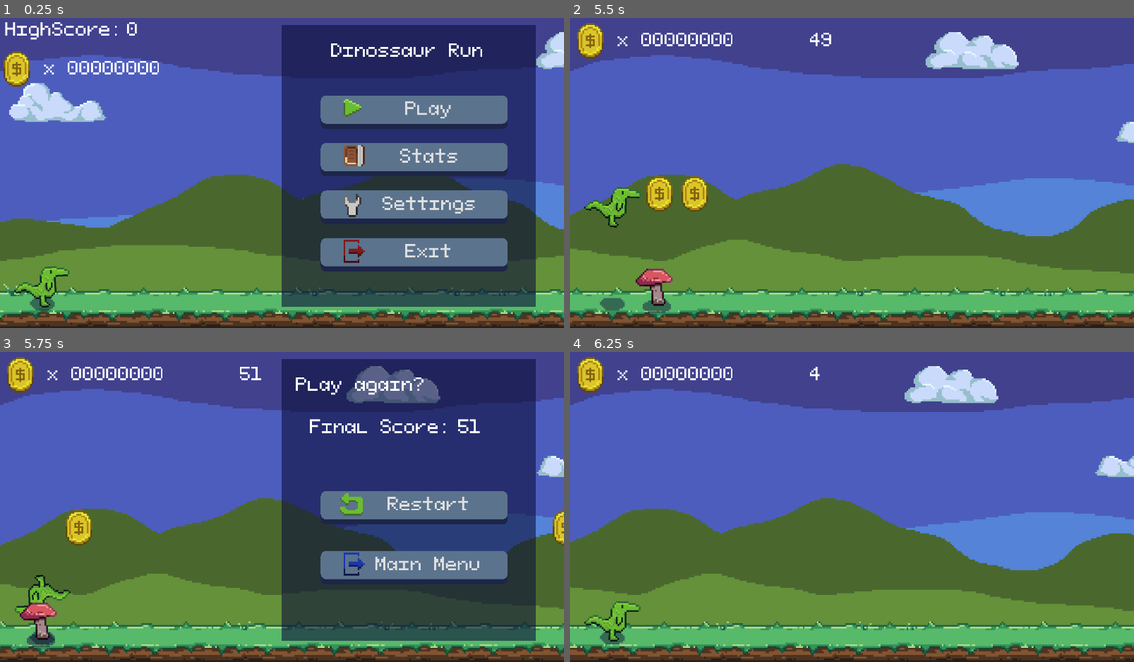
Above: before the commit, frames 1-4 (two rows, left to right).
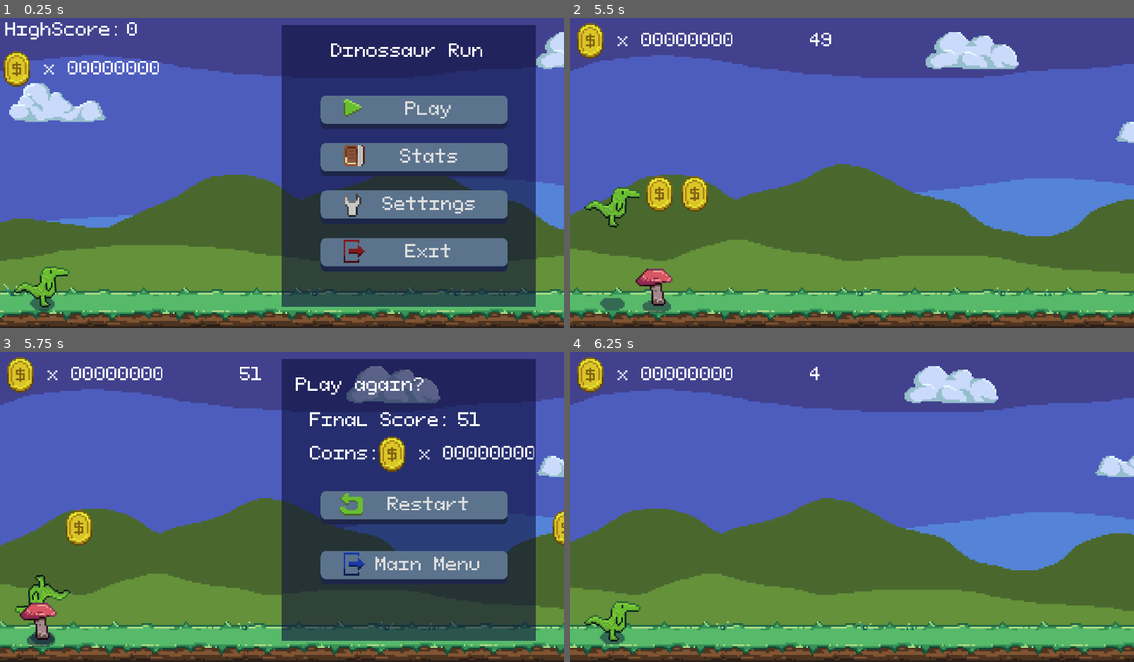
Above: after the commit, the same moments.

Repository: zMenta/DinosaurRun
Game: Godot game, scene res://main/Main.tscn
Two runs of this game, one before a commit and one after it. Both use one fixed random seed, a clock stepped at 60 frames per second and the inputs below.
Inputs:
- Up to frame 1 (0.25 s): no input
- Up to frame 2 (5.5 s): click "Play" at 0.5 s; tap Space (jump) at 1.52, 2.27, 3.77, 4.52, 5.27 s
- Up to frame 3 (5.75 s): no input
- Up to frame 4 (6.25 s): click "Restart" at 5.75 s

Frames 1-2 are identical in both runs. In frame 3, 1.7% of the frame differs, in the area x 54-95%, y 19-39%; in frame 4, nothing differs.

Commit message:
gameover interface coin container

Diff:
--- a/DinosaurRun/scenes/interface/menu_gameover/MenuGameOver.gd
+++ b/DinosaurRun/scenes/interface/menu_gameover/MenuGameOver.gd
@@ -4,9 +4,15 @@
 signal buttonGoBack_pressed
 
 onready var label_score_value := $ColorRect/HBoxContainer/LabelScoreValue
+onready var label_coin_container := $ColorRect/HBoxContainer2/CoinContainer
+
 
 func set_label_score(score_value: int) -> void:
 	label_score_value.text = str(score_value)
+
+
+func set_label_coin(coin_value: int) -> void:
+	label_coin_container.set_coin_value(coin_value)
 
 
 func _on_ButtonRestart_pressed() -> void:
--- a/DinosaurRun/scenes/interface/menu_gameover/MenuGameOver.tscn
+++ b/DinosaurRun/scenes/interface/menu_gameover/MenuGameOver.tscn
@@ -1,9 +1,10 @@
-[gd_scene load_steps=7 format=2]
+[gd_scene load_steps=8 format=2]
 
 [ext_resource path="res://scenes/interface/menu/menu.tscn" type="PackedScene" id=1]
 [ext_resource path="res://scenes/interface/interface_commons/button/Button.tscn" type="PackedScene" id=2]
 [ext_resource path="res://common/menu_icons/menu_icons.png" type="Texture" id=3]
 [ext_resource path="res://scenes/interface/menu_gameover/MenuGameOver.gd" type="Script" id=4]
+[ext_resource path="res://scenes/interface/interface_commons/coin_counter/CoinCounter.tscn" type="PackedScene" id=5]
 
 [sub_resource type="AtlasTexture" id=1]
 resource_local_to_scene = true
@@ -23,9 +24,9 @@
 
 [node name="HBoxContainer" type="HBoxContainer" parent="ColorRect" index="1"]
 margin_left = 16.0
-margin_top = 32.0
+margin_top = 28.0
 margin_right = 139.0
-margin_bottom = 45.0
+margin_bottom = 41.0
 
 [node name="LabelFinalScore" type="Label" parent="ColorRect/HBoxContainer" index="0"]
 margin_right = 84.0
@@ -56,5 +57,23 @@
 text = "Main Menu"
 icon = SubResource( 2 )
 
+[node name="HBoxContainer2" type="HBoxContainer" parent="ColorRect" index="3"]
+margin_left = 16.0
+margin_top = 38.0
+margin_right = 194.0
+margin_bottom = 70.0
+custom_constants/separation = -10
+
+[node name="Label" type="Label" parent="ColorRect/HBoxContainer2" index="0"]
+margin_top = 9.0
+margin_right = 42.0
+margin_bottom = 22.0
+text = "Coins:"
+
+[node name="CoinContainer" parent="ColorRect/HBoxContainer2" index="1" instance=ExtResource( 5 )]
+margin_left = 32.0
+margin_right = 129.0
+margin_bottom = 32.0
+
 [connection signal="pressed" from="ColorRect/VBoxContainer/ButtonRestart" to="." method="_on_ButtonRestart_pressed"]
 [connection signal="pressed" from="ColorRect/VBoxContainer/ButtonGoBack" to="." method="_on_ButtonGoBack_pressed"]
